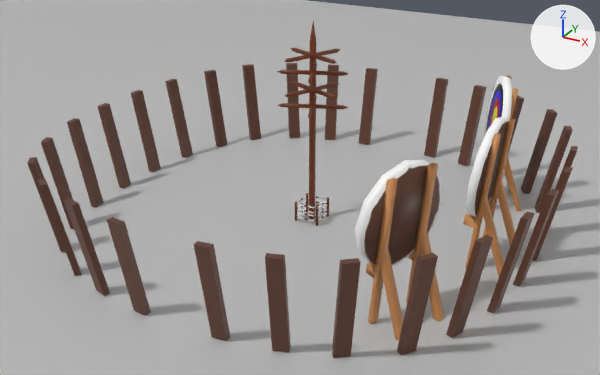
The Blender file Models/Characters/stick.blend: old version first, new version second.
One viewpoint serves both versions: a 50 mm camera at (26.9, -50.8, 22.5) aimed at (0.1, -2.0, -1.9). Arrows for +X, +Y and +Z are at upper right; the lights stay in place.

The first picture shows 'BowTrainingGround', 'Sticks', 'Table2'.
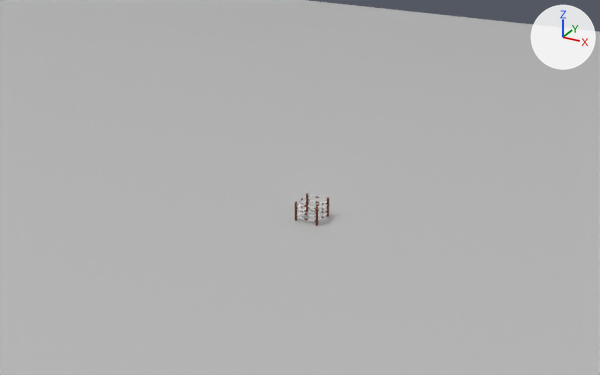
Where the change shows, as pixel boxes (x1, y1, x2, y2) in the pictures (600 x 375 px):
'BowTrainingGround', hidden (brown): before (27, 63, 578, 358)
'Sticks', hidden (brown): before (277, 22, 348, 219)

The change, as a list of edits to the scene's bpy script:
```text
Change ob_sticks:
    add ob_sticks.hide_viewport = True
Change ob_bowtrainingground:
    add ob_bowtrainingground.hide_viewport = True
```
